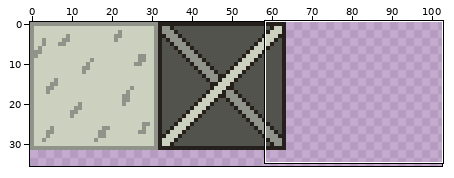
Pixel-art file -- assets/tileset.aseprite. The first picture is a wide view before the edit; the outline marks the close-up.
Close-up. Old version:
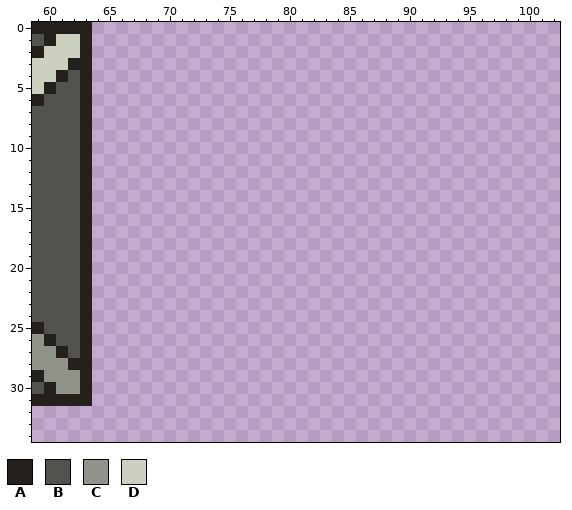
160x160 pixels, 1 frame. Shown: x 59..102, y 0..34. The wide view leaves out empty margins.
Palette (. is transparent): A #26201d  B #52534c  C #8f9389  D #cbd1be
Pixels before, first column x 59:
 0 AAAAA
 1 BADDA
 2 ADDDA
 3 DDDAA
 4 DDABA
 5 DABBA
 6 ABBBA
 7 BBBBA
 8 BBBBA
 9 BBBBA
10 BBBBA
11 BBBBA
12 BBBBA
13 BBBBA
14 BBBBA
15 BBBBA
16 BBBBA
17 BBBBA
18 BBBBA
19 BBBBA
20 BBBBA
21 BBBBA
22 BBBBA
23 BBBBA
24 BBBBA
25 ABBBA
26 CABBA
27 CCABA
28 CCCAA
29 ACCCA
30 BACCA
31 AAAAA
And afterwards:
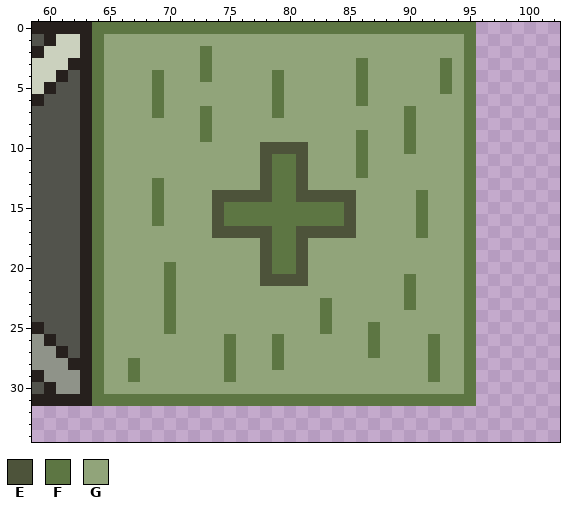
Colours new in this view: E #4d533a  F #5d7643  G #91a47a
Diff:
Colour E is added in row 10 at x 78 to 81; in rows 11 to 13 at x 78 and 81; in row 14 at x 74 to 78 and 81 to 85; in rows 15 to 16 at x 74 and 85; in row 17 at x 74 to 78 and 81 to 85; in rows 18 to 20 at x 78 and 81.
Colour E is added in row 21 at x 78 to 81.
Colour F is added in row 0 at x 64 to 95; in row 1 at x 64 and 95; in row 2 at x 64, 73 and 95; in row 3 at x 64, 73, 86, 93 and 95; in row 4 at x 64, 69, 73, 79, 86, 93 and 95; in row 5 at x 64, 69, 79, 86, 93 and 95.
Colour F is added in row 6 at x 64, 69, 79, 86 and 95; in row 7 at x 64, 69, 73, 79, 90 and 95; in row 8 at x 64, 73, 90 and 95; in row 9 at x 64, 73, 86, 90 and 95; in row 10 at x 64, 86, 90 and 95; in rows 11 to 12 at x 64, 79 to 80, 86 and 95.
Colour F is added in row 13 at x 64, 69, 79 to 80 and 95; in row 14 at x 64, 69, 79 to 80, 91 and 95; in rows 15 to 16 at x 64, 69, 75 to 84, 91 and 95; in row 17 at x 64, 79 to 80, 91 and 95; in rows 18 to 19 at x 64, 79 to 80 and 95; in row 20 at x 64, 70, 79 to 80 and 95.
Colour F is added in rows 21 to 22 at x 64, 70, 90 and 95; in row 23 at x 64, 70, 83, 90 and 95; in row 24 at x 64, 70, 83 and 95; in row 25 at x 64, 70, 83, 87 and 95; in rows 26 to 27 at x 64, 75, 79, 87, 92 and 95; in row 28 at x 64, 67, 75, 79, 92 and 95.
Colour F is added in row 29 at x 64, 67, 75, 92 and 95; in row 30 at x 64 and 95; in row 31 at x 64 to 95.
Colour G is added in row 1 at x 65 to 94; in row 2 at x 65 to 72 and 74 to 94; in row 3 at x 65 to 72, 74 to 85, 87 to 92 and 94; in row 4 at x 65 to 68, 70 to 72, 74 to 78, 80 to 85, 87 to 92 and 94; in row 5 at x 65 to 68, 70 to 78, 80 to 85, 87 to 92 and 94; in row 6 at x 65 to 68, 70 to 78, 80 to 85 and 87 to 94.
Colour G is added in row 7 at x 65 to 68, 70 to 72, 74 to 78, 80 to 89 and 91 to 94; in row 8 at x 65 to 72, 74 to 89 and 91 to 94; in row 9 at x 65 to 72, 74 to 85, 87 to 89 and 91 to 94; in row 10 at x 65 to 77, 82 to 85, 87 to 89 and 91 to 94; in rows 11 to 12 at x 65 to 77, 82 to 85 and 87 to 94; in row 13 at x 65 to 68, 70 to 77 and 82 to 94.
Colour G is added in rows 14 to 16 at x 65 to 68, 70 to 73, 86 to 90 and 92 to 94; in row 17 at x 65 to 73, 86 to 90 and 92 to 94; in rows 18 to 19 at x 65 to 77 and 82 to 94; in row 20 at x 65 to 69, 71 to 77 and 82 to 94; in row 21 at x 65 to 69, 71 to 77, 82 to 89 and 91 to 94; in row 22 at x 65 to 69, 71 to 89 and 91 to 94.
Colour G is added in row 23 at x 65 to 69, 71 to 82, 84 to 89 and 91 to 94; in row 24 at x 65 to 69, 71 to 82 and 84 to 94; in row 25 at x 65 to 69, 71 to 82, 84 to 86 and 88 to 94; in rows 26 to 27 at x 65 to 74, 76 to 78, 80 to 86, 88 to 91 and 93 to 94; in row 28 at x 65 to 66, 68 to 74, 76 to 78, 80 to 91 and 93 to 94; in row 29 at x 65 to 66, 68 to 74, 76 to 91 and 93 to 94.
Colour G is added in row 30 at x 65 to 94.
